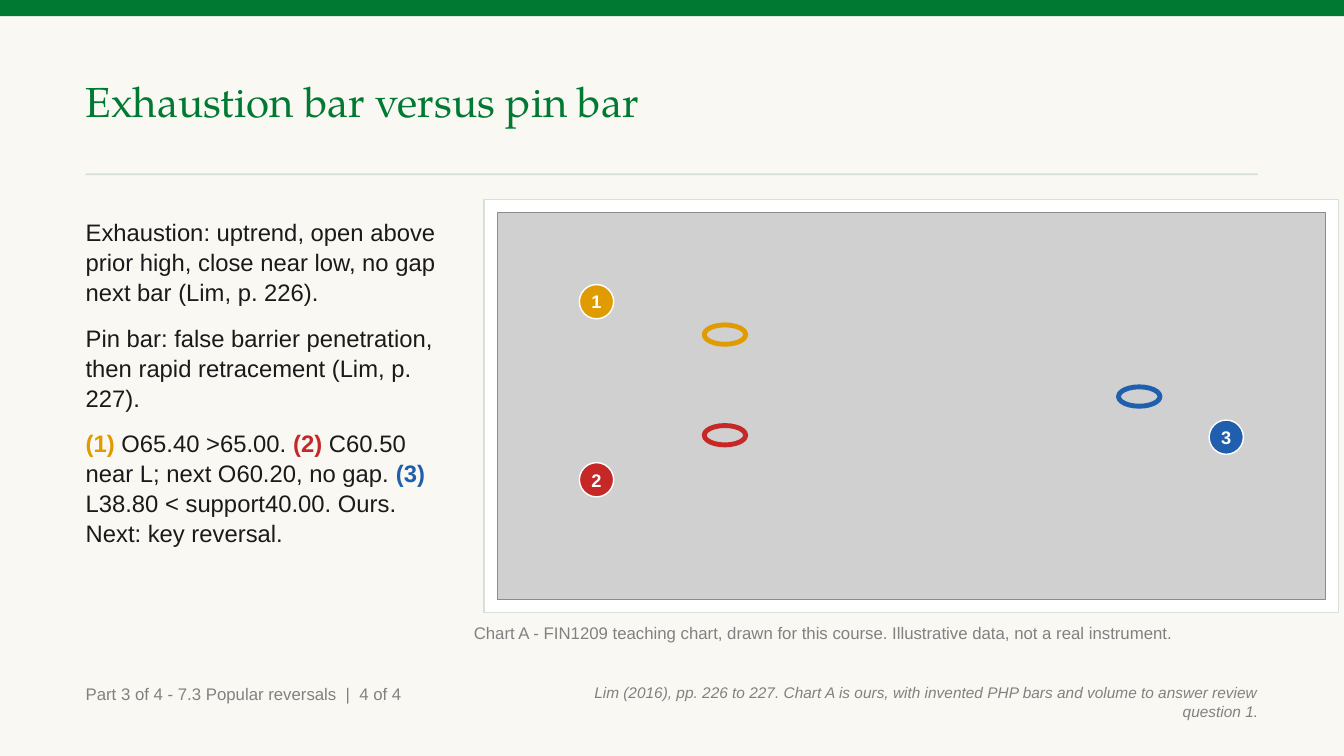
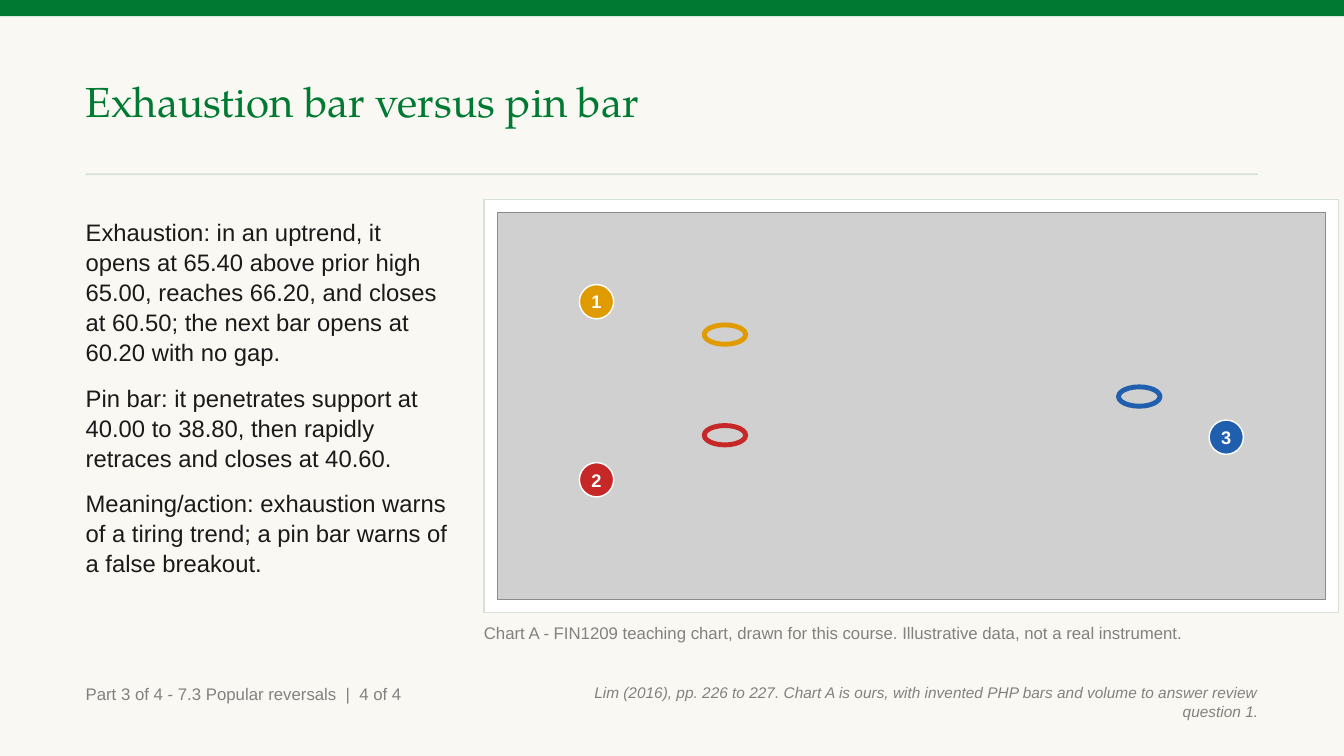
Before and after one commit to benjiesotelo-sudo/Telos_FIN1209, a slide deck: slide 10 of chapter-07/FIN1209-Chapter-07.pptx. Drawn at 1344x756 pixels with LibreOffice and Linux fonts; fonts in the diff are those of the drawing; grey boxes stand for pictures. Boxes give left, top, right and bottom in pixels: in the first picture for what was removed or moved away, otherwise in the second. Text is boxed around its words. In the diff, an @@ line names an element or a change of style, - is before the commit and + after.

Commit message:
Restore Chapter 7 sample teaching detail

```diff
--- a/chapter-07/FIN1209-Chapter-07.pptx
+++ b/chapter-07/FIN1209-Chapter-07.pptx
@@ text at (86,223,447,573): text changed @@
-Exhaustion: uptrend, open above prior high, close near low, no gap next bar (Lim, p. 226).
-Pin bar: false barrier penetration, then rapid retracement (Lim, p. 227).
-(1) O65.40 >65.00. (2) C60.50 near L; next O60.20, no gap. (3) L38.80 < support40.00. Ours. Next: key reversal.
+Exhaustion: in an uptrend, it opens at 65.40 above prior high 65.00, reaches 66.20, and closes at 60.50; the next bar opens at 60.20 with no gap.
+Pin bar: it penetrates support at 40.00 to 38.80, then rapidly retraces and closes at 40.60.
+Meaning/action: exhaustion warns of a tiring trend; a pin bar warns of a false breakout.
@@ text "Chart A - FIN1209 teaching ...": place and size @@
-text "Chart A - FIN1209 teaching ..." at (474,627,1172,643)
+text "Chart A - FIN1209 teaching ..." at (484,627,1182,643)
```
Also in this commit, not shown: 6 other slides changed, 3 other files.
